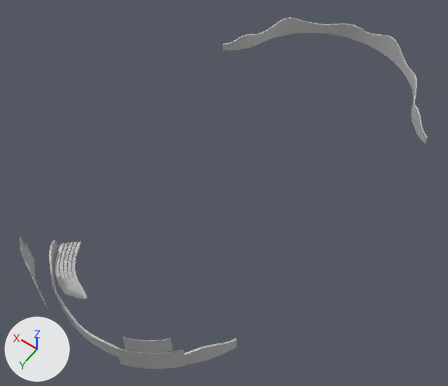
The Blender file MovistarExperience/MovistarCity/SM_Outer_Walls/SM_Outer_Walls.blend as it was, and as the next commit left it.
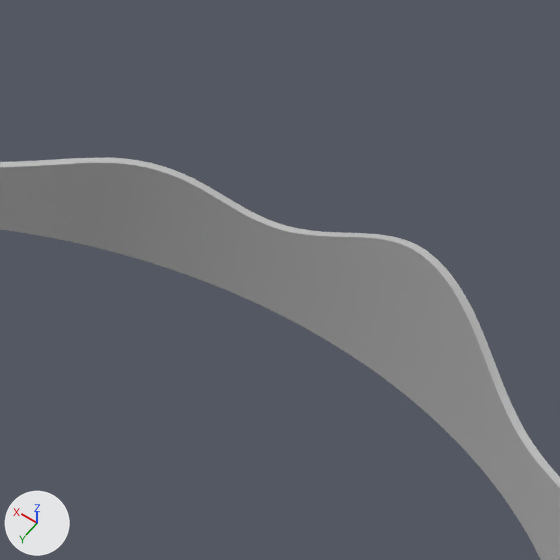
The first picture shows the older version from a 50 mm lens placed at (-65.4, 160.9, 145.5), pointed at (0.2, 69.0, 1.1). The close-ups show both versions on the part from 73% to 92% of the width and 0% to 22% of the height of that picture; other places that the commit changed are outside them. Lighting does not change. The marker at lower left points along +X, +Y and +Z.

Names of what the first close-up shows: 'Wall_02'.
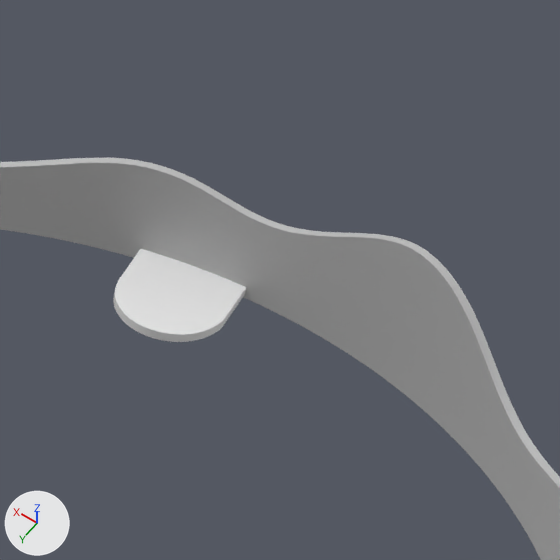
Location of each change, [x1, y1, x2, y2] in pixels of the close-ups (560 x 560 px):
'Okuda_base', added: after [113, 249, 246, 342]

Patch to the scene script:
```diff
--- a/MovistarExperience/MovistarCity/SM_Outer_Walls/SM_Outer_Walls.blend.py
+++ b/MovistarExperience/MovistarCity/SM_Outer_Walls/SM_Outer_Walls.blend.py
@@ me_cylinder @@
+me_cylinder.from_pydata(...)  # 66 vertices, 34 faces; spans x -1.39..5.15, y -18.44..-11.98, z 0.0..0.5
+me_cylinder.polygons.foreach_set('use_smooth', [True] * 34)
@@ ob_okuda_base @@
+ob_okuda_base = bpy.data.objects.new('Okuda_base', me_cylinder)
+ob_okuda_base.parent = ob_sm_outer_walls
+ob_okuda_base.location = (0.0, 0.0, 0.0)
```
